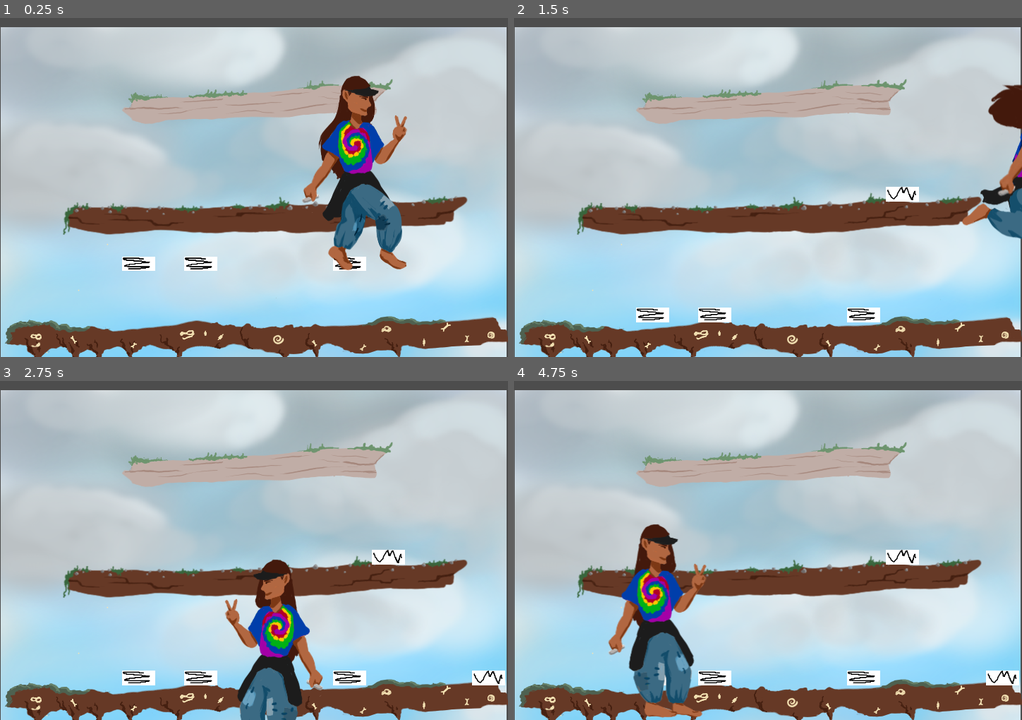
Above: before the commit, frames 1-4 (two rows, left to right).
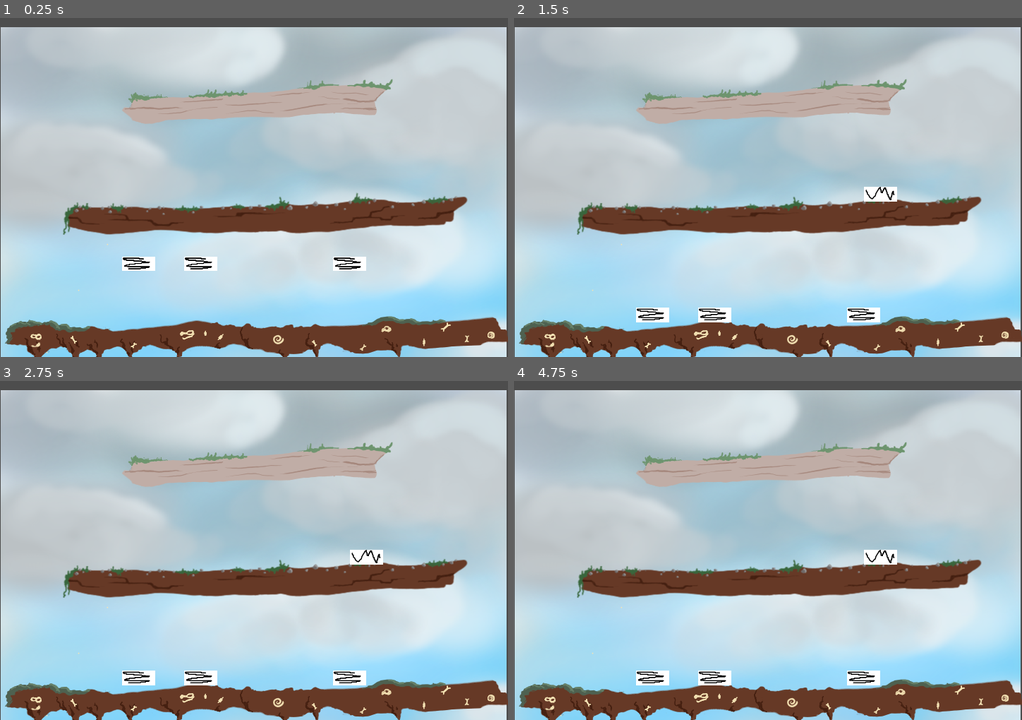
Above: after the commit, the same moments.

Repository: rosinetteStrauss/lvlup_2024
Game: Godot game, scene res://sandbox/sandbox.tscn
The game is run twice, just before and just after one commit, with the same random seed, the same clock (stepped at 60 frames per second) and the same inputs. The project has no main scene, so this scene is started directly.
Inputs:
- Up to frame 1 (0.25 s): no input
- Up to frame 2 (1.5 s): hold D (jec_right) from 0.53 s (still down); tap Q (jec_land_trap) at 0.6 s; tap W (jec_jump) at 0.77 s; tap E (jec_shared_trap_activation) at 1.35 s
- Up to frame 3 (2.75 s): tap W (jec_jump) at 1.52 s; release D (jec_right) at 2.03 s; hold A (jec_left) from 2.03 s (still down); tap Q (jec_land_trap) at 2.1 s
- Up to frame 4 (4.75 s): tap E (jec_shared_trap_activation) at 2.85, 4.35 s; tap W (jec_jump) at 3.02, 3.77, 4.52 s; tap Q (jec_land_trap) at 3.6 s; release A (jec_left) at 4.28 s; hold D (jec_right) from 4.28 s (still down)

The runs differ from the first frame. In frame 1, 5.8% of the frame differs, in the area x 59-81%, y 17-75%; in frame 2, 2.5%; in frame 3, 5.6%; in frame 4, 6.4%, in the area x 18-100%, y 42-100%.

Commit message:
Correct animation of player

Diff:
--- a/game_manager/game_manager.gd
+++ b/game_manager/game_manager.gd
@@ -3,7 +3,8 @@
 signal activate_player
 signal end_round
 signal end_stage
-signal end_game
+signal end_game_hud
+signal end_game_ctrl
 
 # Called when the node enters the scene tree for the first time.
 func _ready():
@@ -18,7 +19,7 @@
 func game_start():
 	# instantiate everything
 	print("boup")
-	activate_player.emit()
+	activate_player.emit(true)
 
 
 # signal end_round from game_manager?
@@ -31,4 +32,5 @@
 
 func detect_end_game():
 	var crt_player = "jin"
-	end_game.emit(crt_player)
+	end_game_hud.emit(crt_player)
+	end_game_ctrl.emit(false) # is_player_active
--- a/input_manager/input_manager.gd
+++ b/input_manager/input_manager.gd
@@ -65,5 +65,5 @@
 #TODO : obective completion and destruction are managed with input? If so add some code here
 #			Can be a simple timer upon being in the zone
 
-func toggle_player_activity():
-	is_player_active = !is_player_active
+func toggle_player_activity(is_active):
+	is_player_active = is_active
--- a/main.tscn
+++ b/main.tscn
@@ -45,6 +45,9 @@
 
 [connection signal="start_game" from="HUD_menu" to="game_manager" method="game_start"]
 [connection signal="activate_player" from="game_manager" to="input_manager" method="toggle_player_activity"]
-[connection signal="end_game" from="game_manager" to="HUD_end_screen" method="show_end_screen"]
+[connection signal="activate_player" from="game_manager" to="player_manager" method="manage_visibility"]
+[connection signal="end_game_ctrl" from="game_manager" to="input_manager" method="toggle_player_activity"]
+[connection signal="end_game_ctrl" from="game_manager" to="player_manager" method="manage_visibility"]
+[connection signal="end_game_hud" from="game_manager" to="HUD_end_screen" method="show_end_screen"]
 [connection signal="land_trap_jec" from="input_manager" to="player_manager" method="_on_input_manager_land_trap_jec"]
 [connection signal="move_jec" from="input_manager" to="player_manager" method="_on_input_manager_move_jec"]
--- a/player_manager/player_manager.gd
+++ b/player_manager/player_manager.gd
@@ -16,6 +16,7 @@
 var available_trap_own
 
 var is_in_objective_zone = false
+var is_player_active = false
 
 # Called when the node enters the scene tree for the first time.
 func _ready():
@@ -23,42 +24,46 @@
 	trap_own_template = get_node("trap_own")
 	trap_own_template.visible = false
 	current_velocity = Vector2.ZERO
-	current_gravity = gravity
+	current_gravity = 0
 	currently_active = active_at_start
 	screen_size = get_viewport_rect().size
-	manage_visibility()
+	manage_visibility(currently_active)
 
-func manage_visibility():
-	if currently_active:
+func manage_visibility(is_active):
+	if is_active:
 		show()
+		position = Vector2(115,250)
+		is_player_active = true
 		$CollisionShape2D.disabled = false
 	else:
 		hide()
+		is_player_active = false
 		$CollisionShape2D.disabled = true
 
 func _process(delta):
-	if jumping:
-		$AnimatedSprite2D.animation = "eco_jump"
-		jumping = false
-	elif is_on_floor():
-		$AnimatedSprite2D.animation = "eco_walk"
-		current_gravity = 0.1
-		current_velocity.y = 0
-	else:
-		current_gravity = gravity
-	current_velocity.x = (current_velocity.x * (1-friction))
-	current_velocity.y += current_gravity
-	position += current_velocity #* delta
+	if is_player_active:
+		if jumping:
+			jumping = false
+		elif is_on_floor():
+			$AnimatedSprite2D.animation = "eco_walk"
+			current_gravity = 0.1
+			current_velocity.y = 0
+		else:
+			current_gravity = gravity
+			$AnimatedSprite2D.animation = "eco_jump"
+		current_velocity.x = (current_velocity.x * (1-friction))
+		current_velocity.y += current_gravity
+		position += current_velocity
 
-	if current_velocity.length() > 0:
-		$AnimatedSprite2D.play()
-	else:
-		$AnimatedSprite2D.stop()
+		if abs(current_velocity.x) > 0.001 || abs(current_velocity.y) > 0.2:
+			$AnimatedSprite2D.play()
+		else:
+			$AnimatedSprite2D.stop()
 
-	# prevent movement exceed screen
-	position = position.clamp(Vector2.ZERO, screen_size)
+		# prevent movement exceed screen
+		position = position.clamp(Vector2.ZERO, screen_size)
 
-	move_and_slide()
+		move_and_slide()
 
 
 func move(left, right, jump):
--- a/player_manager/player_manager.tscn
+++ b/player_manager/player_manager.tscn
@@ -76,6 +76,7 @@
 
 [node name="player_manager" type="CharacterBody2D"]
 script = ExtResource("1_n1ham")
+active_at_start = false
 metadata/_edit_group_ = true
 
 [node name="Sprite2D" type="Sprite2D" parent="."]
